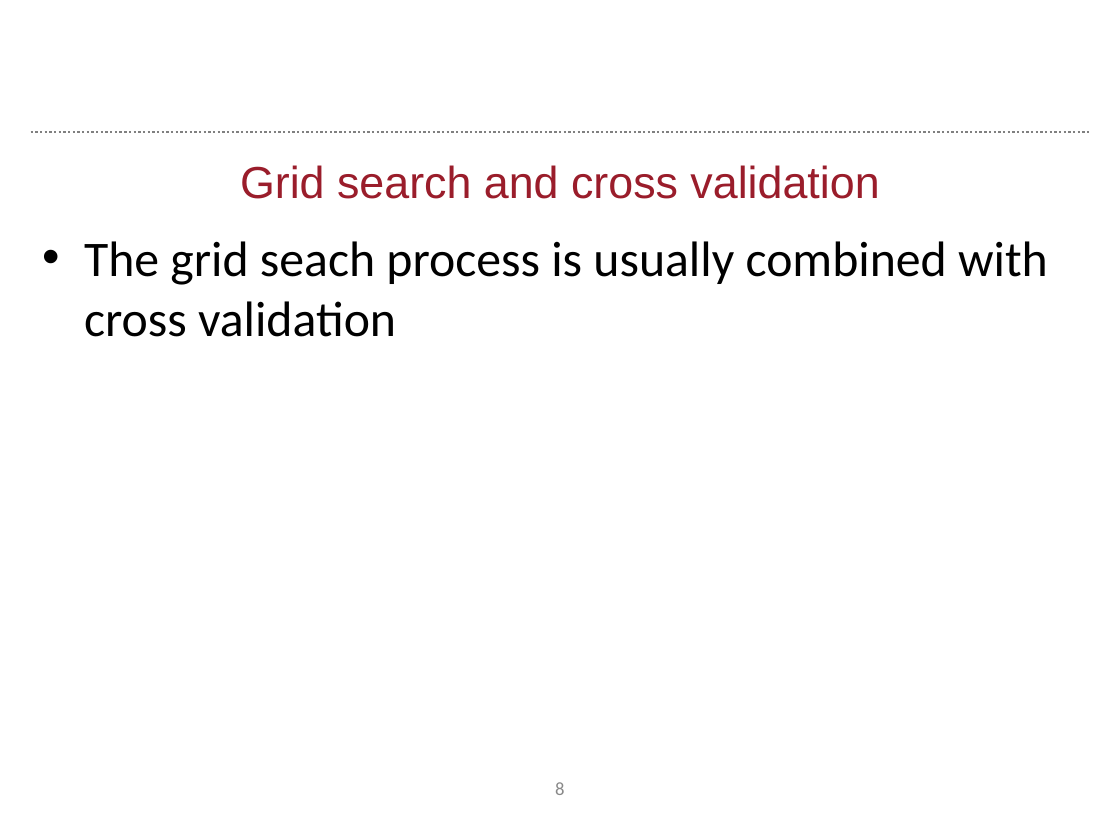
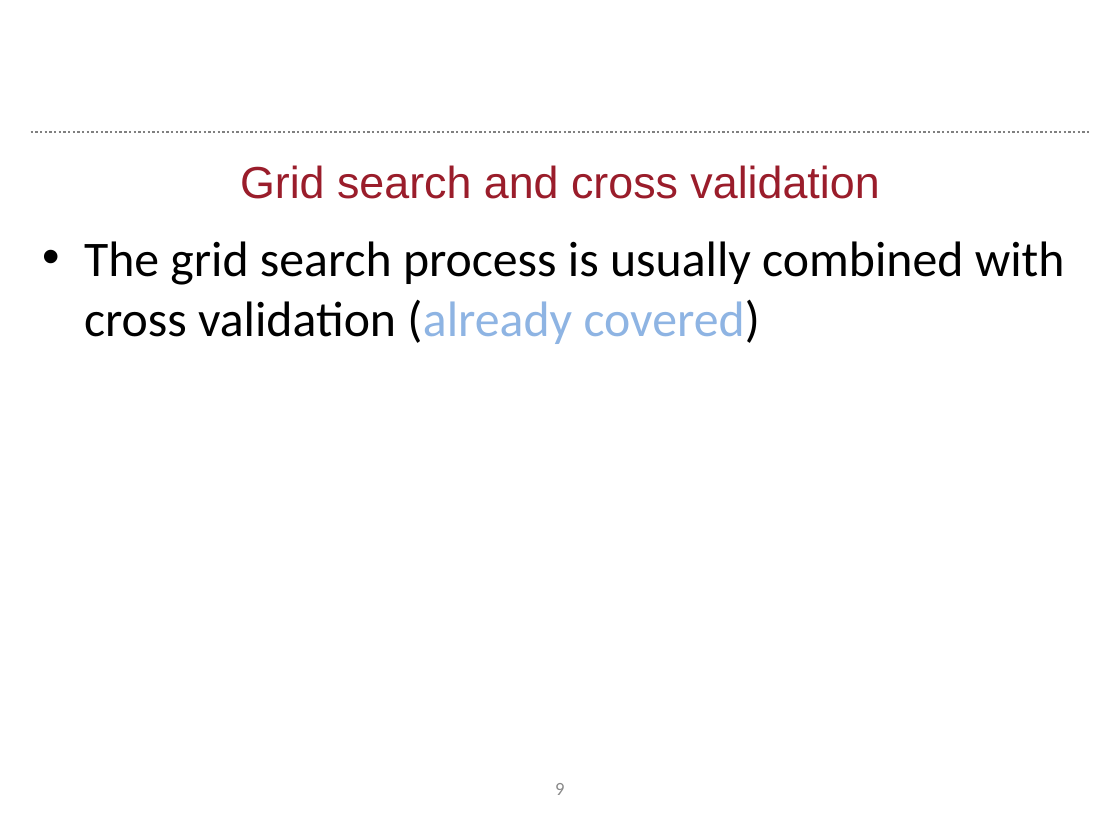
Before and after one commit to raylite/autosynthesis, a slide deck: slide 9 of session_6/autosynthesis_session6.pptx (slide 8 before the commit). Drawn at 1120x840 pixels with LibreOffice and Linux fonts; fonts in the diff are those of the drawing; background and template pictures are left out. Boxes give left, top, right and bottom in pixels: in the first picture for what was removed or moved away, otherwise in the second. Text is boxed around its words. In the diff, an @@ line names an element or a change of style, - is before the commit and + after.

```diff
--- a/session_6/autosynthesis_session6.pptx
+++ b/session_6/autosynthesis_session6.pptx
@@ text at bbox=[84, 241, 1065, 344]: text changed @@
-• The grid seach process is usually combined with cross validation
+• The grid search process is usually combined with cross validation (already covered)
@@ page number at bbox=[555, 783, 564, 795]: text changed @@
-8
+9
```
Also in this commit, not shown: 2 other slides changed, 1 slide added, 1 other file.
